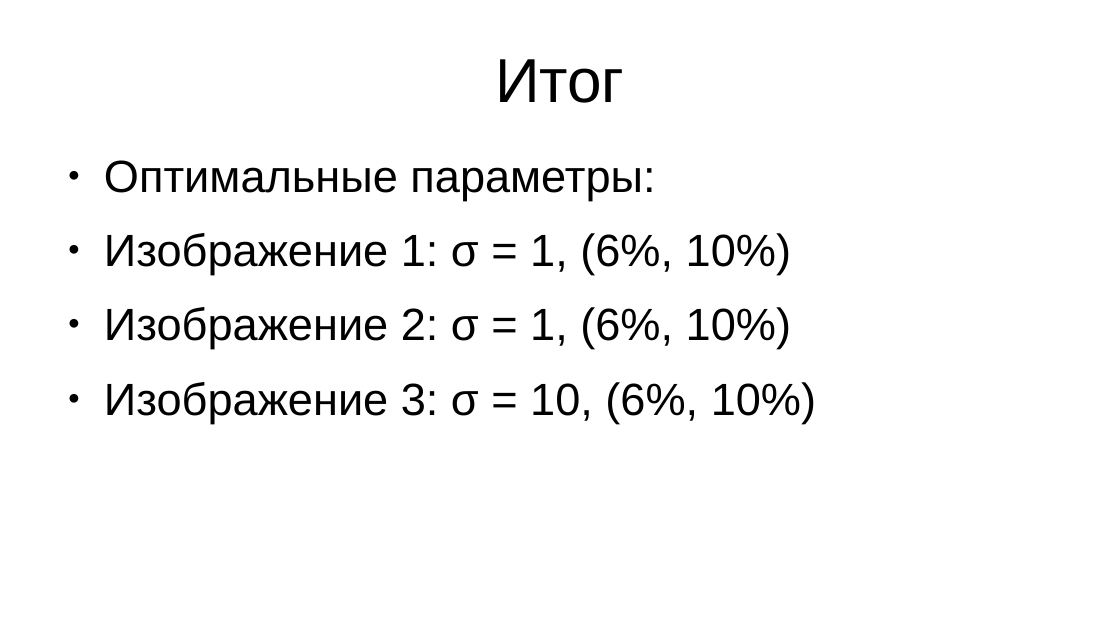
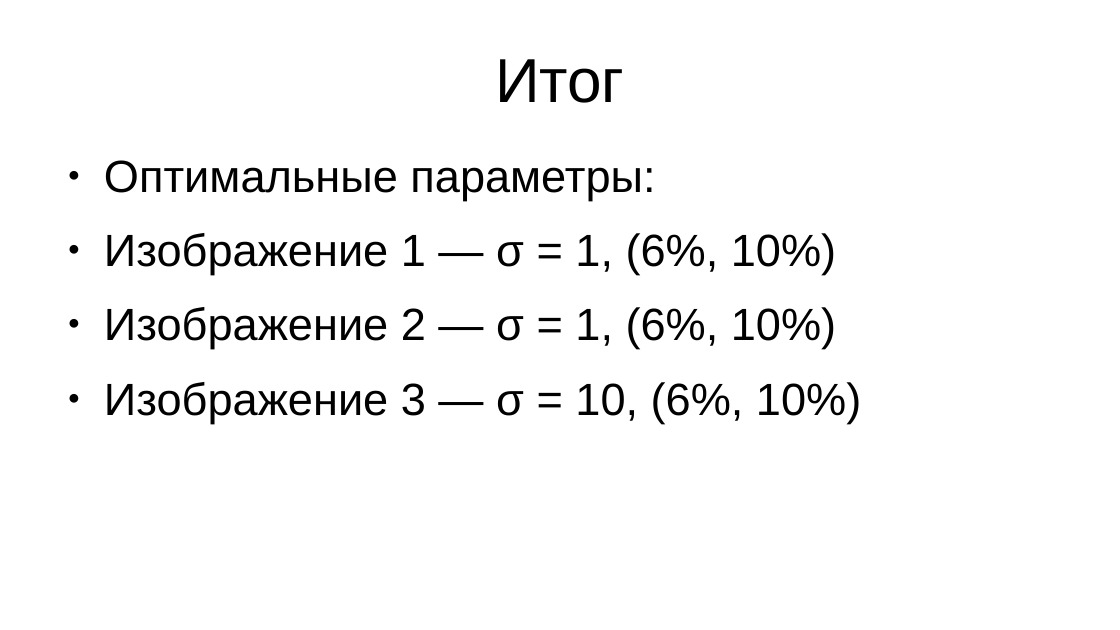
Before and after one commit to AlexeyVorobyev/media-moment-iz-second, a slide deck: slide 43 of report/pres.odp. Drawn at 1120x630 pixels with LibreOffice and Linux fonts; fonts in the diff are those of the drawing. Boxes give left, top, right and bottom in pixels: in the first picture for what was removed or moved away, otherwise in the second. Text is boxed around its words. In the diff, an @@ line names an element or a change of style, - is before the commit and + after.

```diff
--- a/report/pres.odp
+++ b/report/pres.odp
@@ text at <box>104,233,861,423</box>: text changed @@
-● Изображение 1: σ = 1, (6%, 10%)
-● Изображение 2: σ = 1, (6%, 10%)
-● Изображение 3: σ = 10, (6%, 10%)
+● Изображение 1 — σ = 1, (6%, 10%)
+● Изображение 2 — σ = 1, (6%, 10%)
+● Изображение 3 — σ = 10, (6%, 10%)
```
Also in this commit, not shown: 2 other slides changed, 37 slides added.
